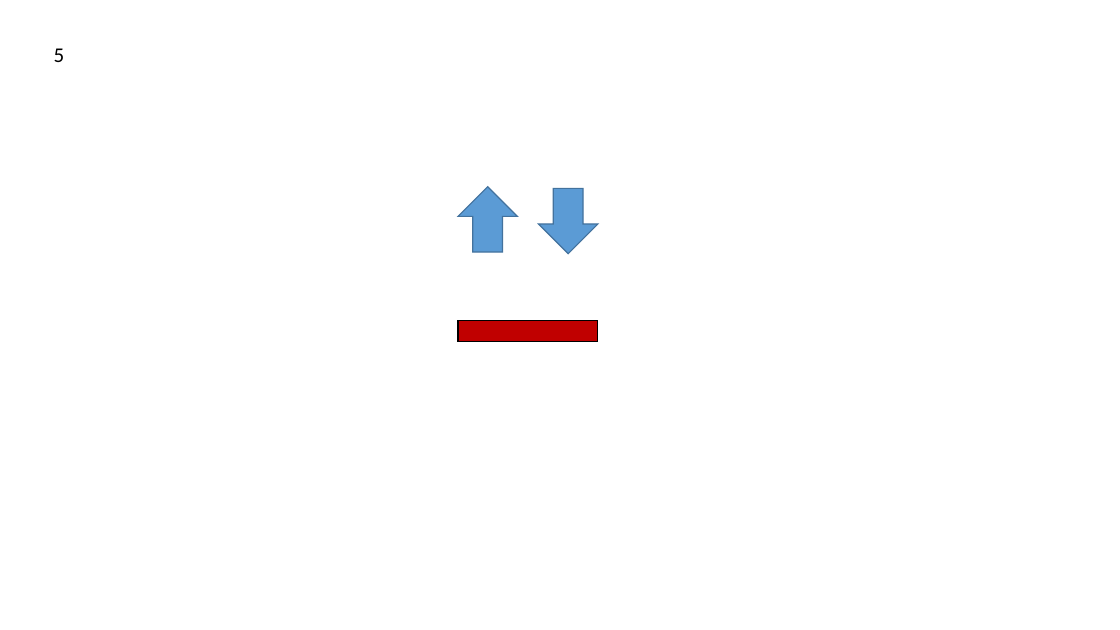
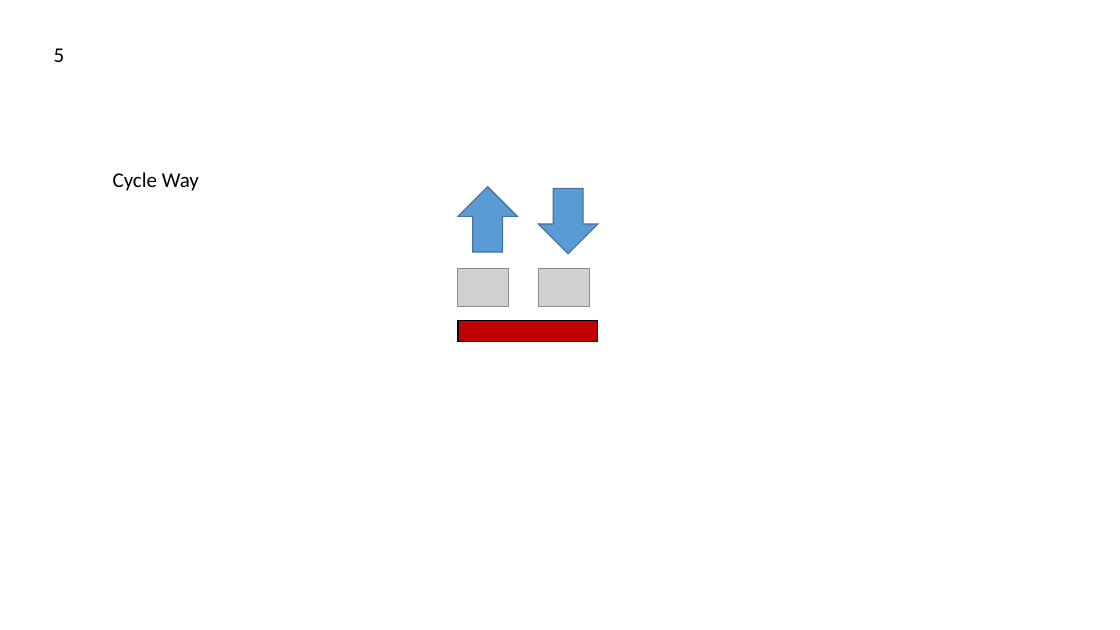
Before and after one commit to cyipt/cyipt, a slide deck: slide 5 of roadtypes.pptx. Drawn at 1120x630 pixels with LibreOffice and Linux fonts; fonts in the diff are those of the drawing; grey boxes stand for pictures. Boxes give left, top, right and bottom in pixels: in the first picture for what was removed or moved away, otherwise in the second. Text is boxed around its words. In the diff, an @@ line names an element or a change of style, - is before the commit and + after.

```diff
--- a/roadtypes.pptx
+++ b/roadtypes.pptx
@@ text added at box(113, 172, 199, 191), 18 pt, text #000000 @@
+Cycle Way
@@ picture added at box(458, 269, 508, 306) @@
@@ picture added at box(539, 269, 589, 306) @@
```
Also in this commit, not shown: 3 other slides changed, 9 slides added, 29 other files.
